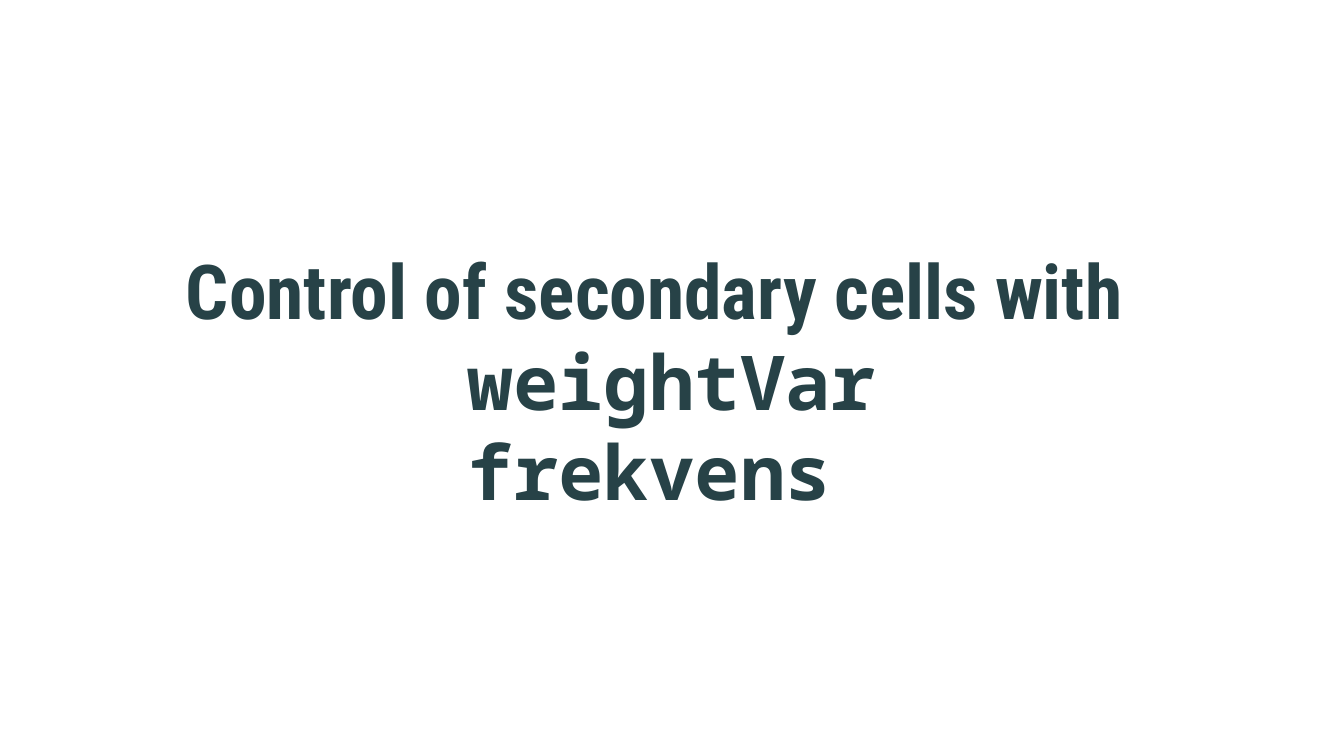
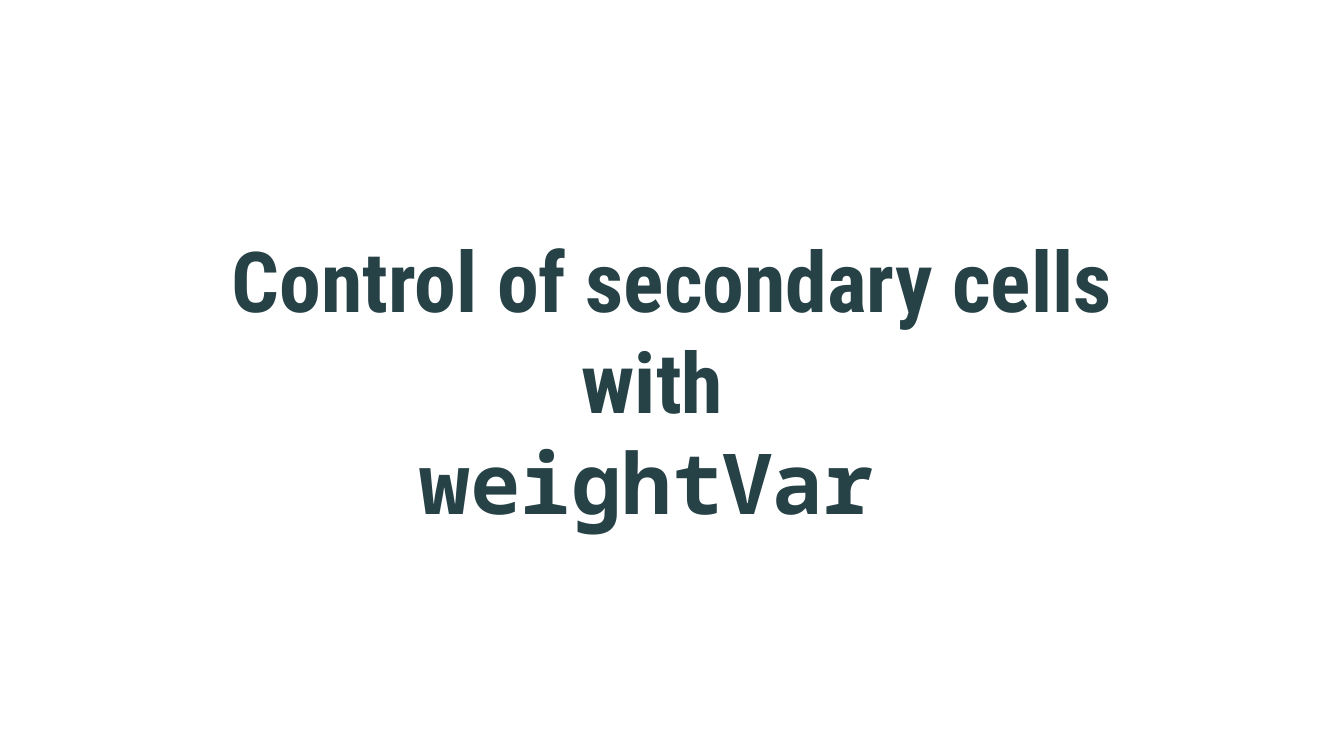
Before and after one commit to statisticsnorway/kurs-metode-sdc-2024, a slide deck: slide 22 of slides/ukraine day4_2.pptx. Drawn at 1344x756 pixels with LibreOffice and Linux fonts; fonts in the diff are those of the drawing; background and template pictures are left out. Boxes give left, top, right and bottom in pixels: in the first picture for what was removed or moved away, otherwise in the second. Text is boxed around its words. In the diff, an @@ line names an element or a change of style, - is before the commit and + after.

```diff
--- a/slides/ukraine day4_2.pptx
+++ b/slides/ukraine day4_2.pptx
@@ title at (232,248,1111,535): text changed; size 54 to 60 pt @@
-Control of secondary cells with
-weightVar
-frekvens
+Control of secondary cells with
+weightVar
```
Also in this commit, not shown: 4 other slides changed.
